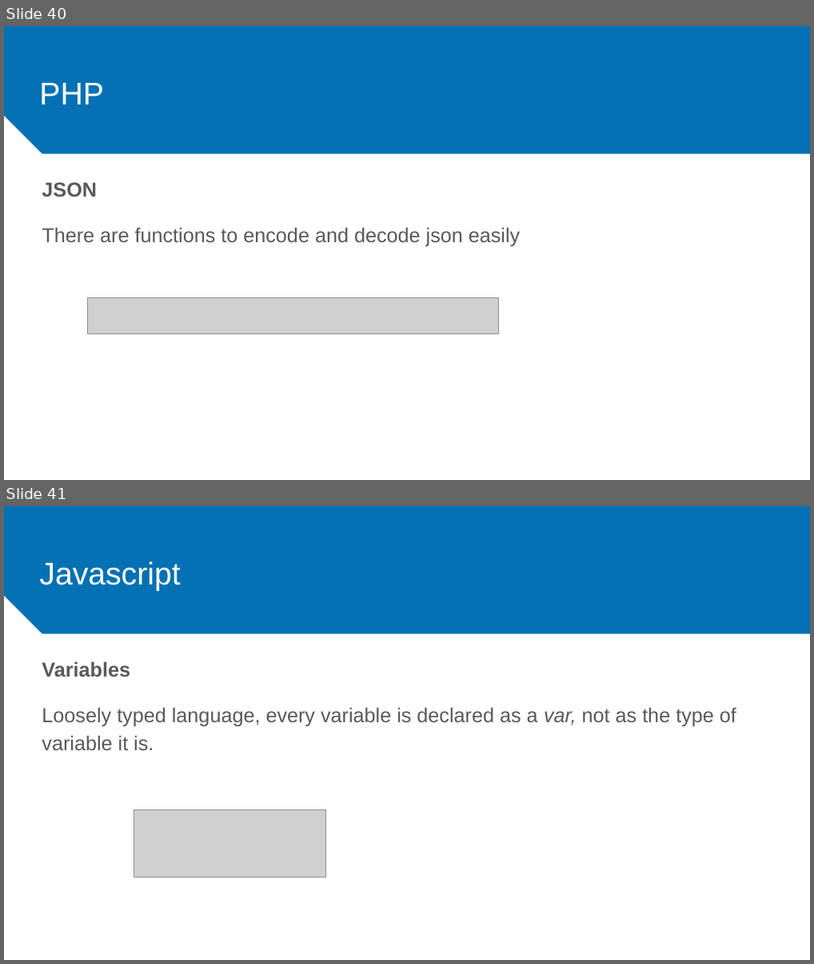
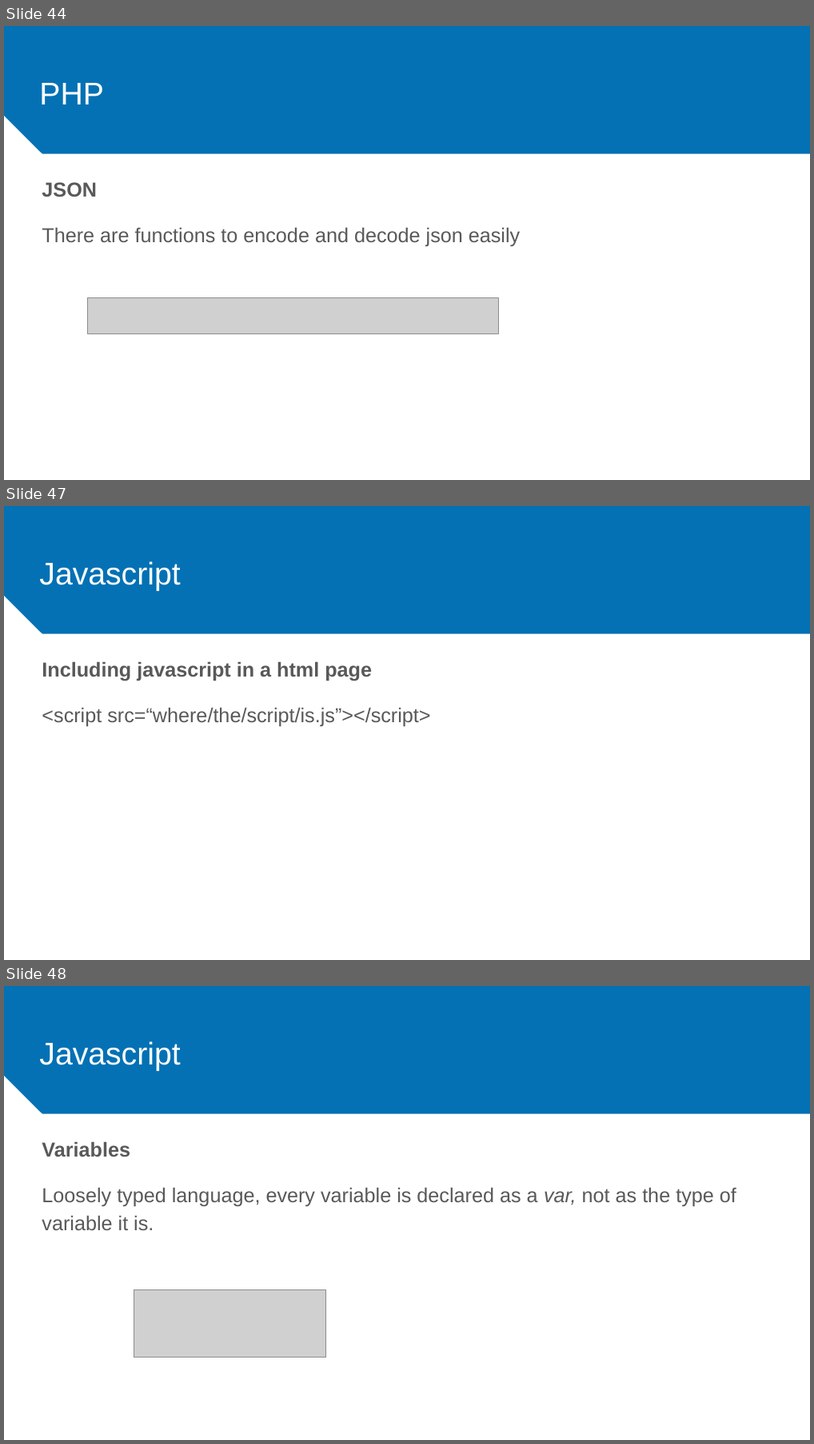
Before and after one commit to dominguesgm/Workshop-WebDev, a slide deck: presentation/webdev workshop.pptx. Shown one above the other, each under a label of ours: slides 40 and 41 before the commit, slides 44, 47 and 48 after it; the slides between them are not shown. The pictures are 814x964 and 814x1444 pixels, drawn with LibreOffice and Linux fonts; fonts in the diff are those of the drawing; grey boxes stand for pictures. Boxes give left, top, right and bottom in pixels: in the first picture for what was removed or moved away, otherwise in the second. Text is boxed around its words. In the diff, an @@ line names an element or a change of style, - is before the commit and + after.

```diff
--- a/presentation/webdev workshop.pptx
+++ b/presentation/webdev workshop.pptx
@@ slide 47 added at (4, 506, 810, 960), background #FFFFFF; not listed: 1 template element that a slide beside it also shows @@
@@ title added at (39, 561, 180, 591), 28 pt, text #FFFFFF @@
+Javascript
@@ text added at (42, 661, 430, 726), 18 pt, text #595959 @@
+Including javascript in a html page
+<script src=“where/the/script/is.js”></script>
@@ what was slide 40 is now slide 44 @@
@@ what was slide 41 is now slide 48 @@
```
Also in this commit, not shown: 3 slides changed, 6 other slides added.
